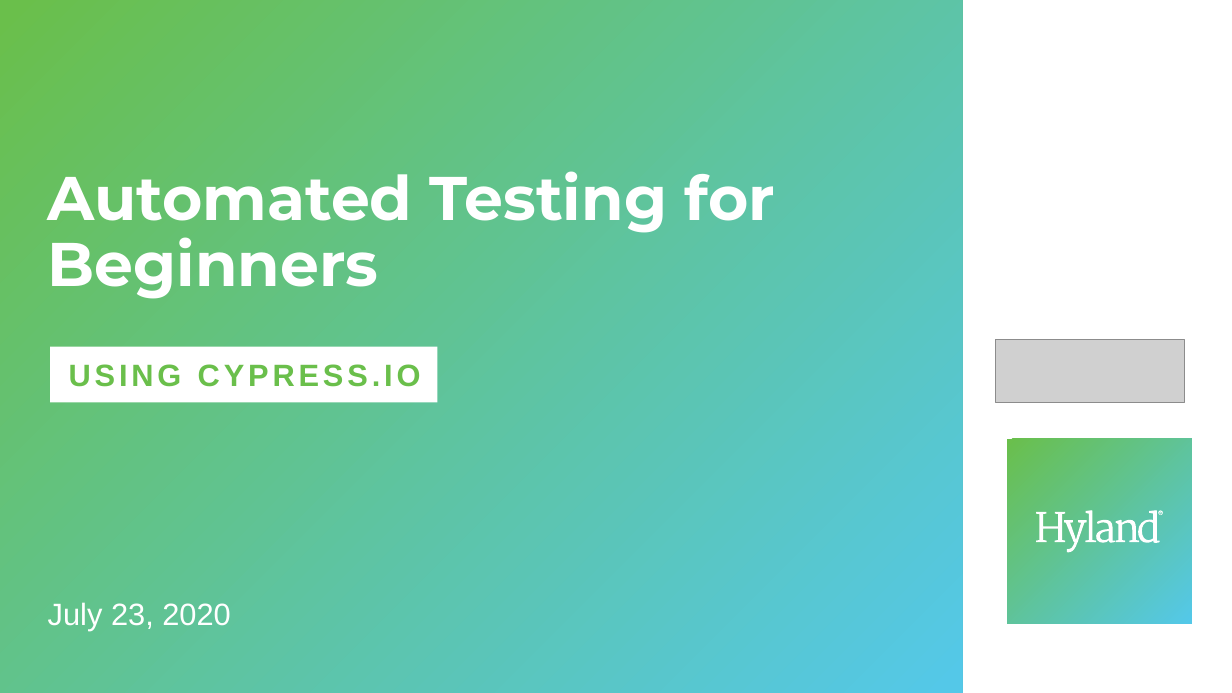
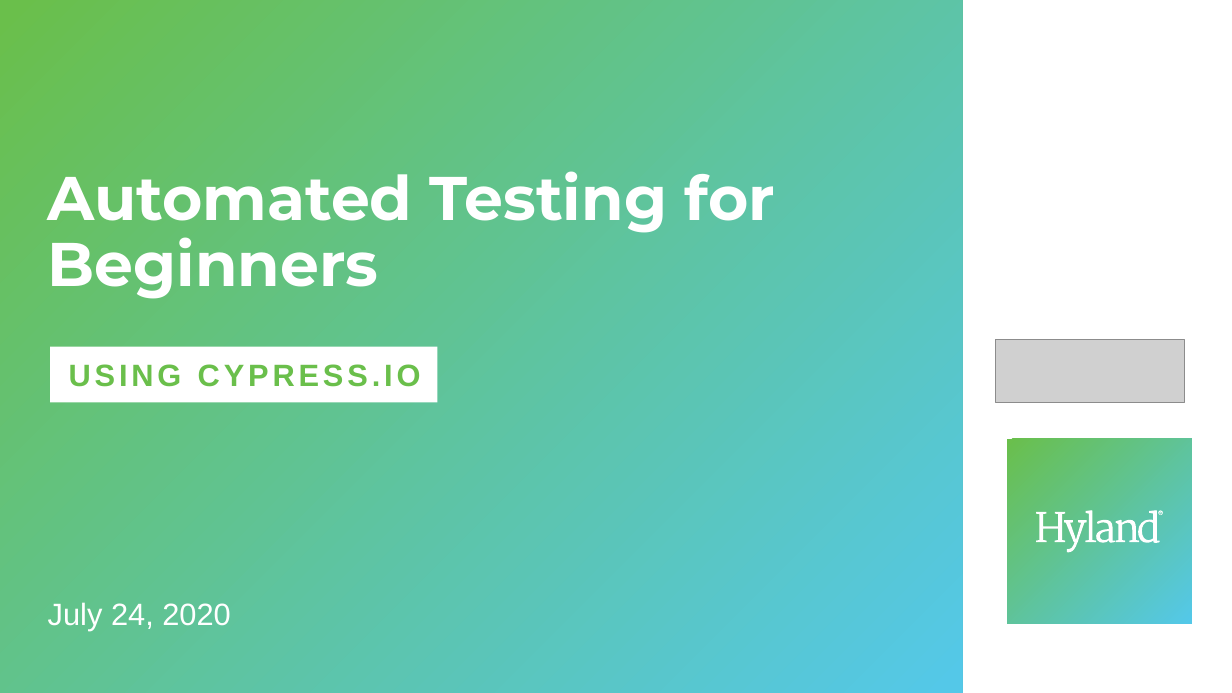
Before and after one commit to hytechcamps/automated-testing, a slide deck: slide 1 of AutomatedTestingForBeginners.pptx. Drawn at 1232x693 pixels with LibreOffice and Linux fonts; fonts in the diff are those of the drawing; grey boxes stand for pictures. Boxes give left, top, right and bottom in pixels: in the first picture for what was removed or moved away, otherwise in the second. Text is boxed around its words. In the diff, an @@ line names an element or a change of style, - is before the commit and + after.

```diff
--- a/AutomatedTestingForBeginners.pptx
+++ b/AutomatedTestingForBeginners.pptx
@@ text at (48, 602, 230, 630): text changed @@
-July 23, 2020
+July 24, 2020
```
Also in this commit, not shown: 3 other slides changed.
